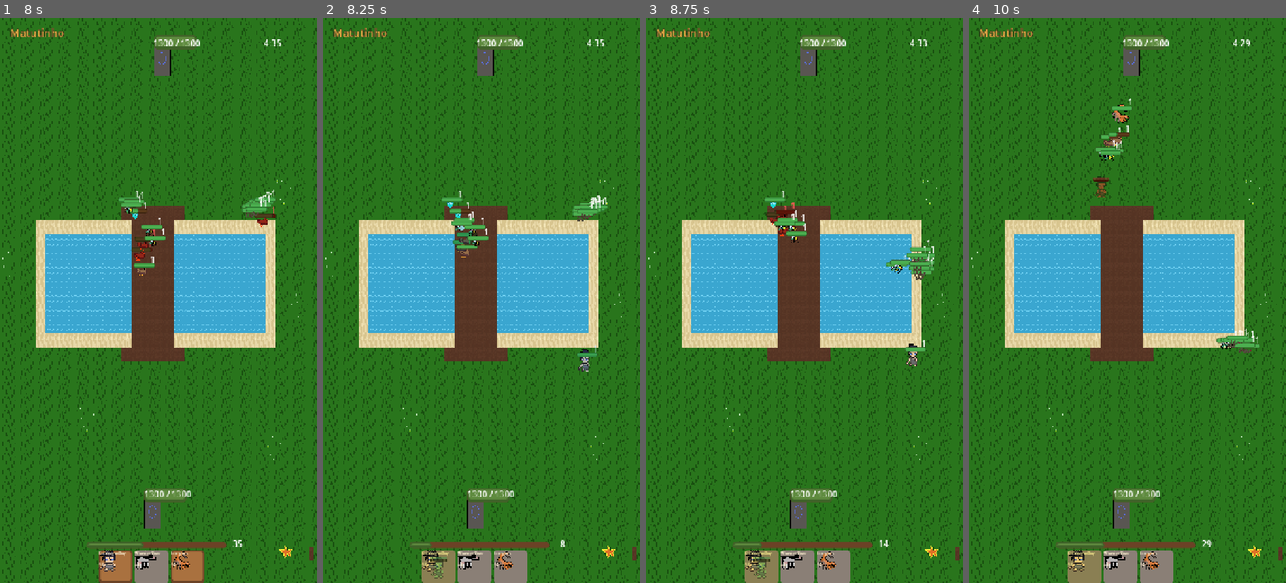
Above: before the commit, frames 1-4 (left to right).
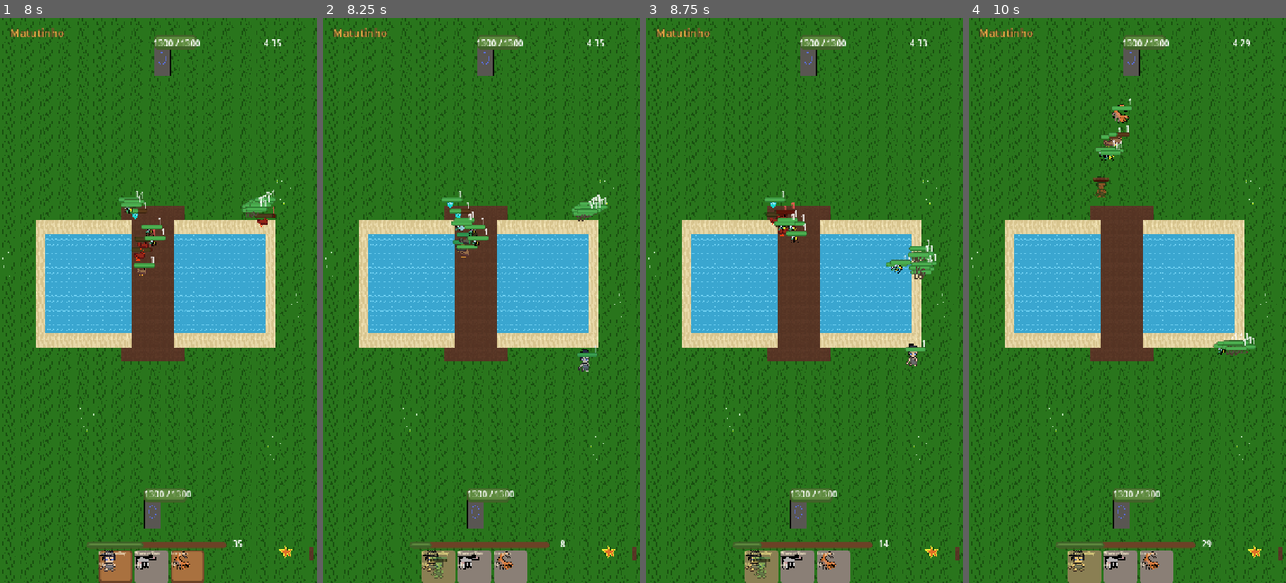
Above: after the commit, the same moments.

Repository: Generadevde/farmarena
Game: Godot game, scene res://ci/battle_test.tscn
Two runs of this game, one before a commit and one after it. Both use one fixed random seed, a clock stepped at 60 frames per second and the inputs below. This scene is started directly instead of the project's main scene. The engine's default icon, where the game draws it, is replaced by a stand-in: a white triangle on a blue panel in a dark square.
Inputs (mouse positions are in pixels of both pictures, inside the frame that each line leads up to):
- Up to frame 1 (8 s): tap Enter at 0.5 s; move the mouse to (228, 272) at 0.52 s; click (228, 272) at 0.67 s; tap Space at 1.25 s; drag from (95, 328) to (152, 515) at 1.27 s; click "Chicken" at 2 s; move the mouse to (190, 176) at 2.77 s; click (190, 176) at 2.92 s; click "Chicken" at 3.5 s; drag from (142, 413) to (158, 277) at 4.27 s; move the mouse to (253, 385) at 5.02 s; click (253, 385) at 5.17 s; drag from (63, 215) to (158, 114) at 5.77 s; move the mouse to (174, 300) at 6.52 s; click (174, 300) at 6.67 s; drag from (110, 159) to (136, 323) at 7.27 s
- Up to frame 2 (8.25 s): click "EstilingueBoy" at 8 s
- Up to frame 3 (8.75 s): no input
- Up to frame 4 (10 s): move the mouse to (1197, 272) at 8.77 s; click (1197, 272) at 8.92 s; drag from (1064, 328) to (1102, 187) at 9.52 s

Frame 1 is identical in both runs. In frame 2, less than 0.1% of the frame differs, in the area x 78-90%, y 31-36%; in frame 3, 0.2%; in frame 4, 0.4%, in the area x 76-92%, y 55-60%.

Commit message:
Física: unidade pesada empurra leve de verdade (sem colisão dura entre unidades, peso ao quadrado) + teste de empurrão no CI
Co-Authored-By: Claude Opus 5.5 <noreply@anthropic.com>
Claude-Session: https://claude.ai/code/session_01F2c9wwKpd4XWAaAeM55Dzi

Diff:
--- a/Scripts/unit_base.gd
+++ b/Scripts/unit_base.gd
@@ -295,20 +295,17 @@
 	if stats.unit_type == UnitData.UnitType.BUILDING:
 		collision_layer = LAYER_BUILDING
 		collision_mask = 0
+	# unidade x unidade NÃO colide mais fisicamente (nem inimiga) -- a
+	# colisão "dura" do Godot ignora peso: 5 galinhas de 0.9 viravam uma
+	# parede pra vaca de 3.8. Quem resolve o encostão agora é só a
+	# separação por peso (_apply_soft_separation). Parede de verdade só
+	# construção e base
 	elif stats.unit_type == UnitData.UnitType.AIR:
-		if team == GameManager.Team.PLAYER:
-			collision_layer = LAYER_AIR_PLAYER
-			collision_mask = LAYER_AIR_ENEMY | LAYER_BUILDING
-		else:
-			collision_layer = LAYER_AIR_ENEMY
-			collision_mask = LAYER_AIR_PLAYER | LAYER_BUILDING
+		collision_layer = LAYER_AIR_PLAYER if team == GameManager.Team.PLAYER else LAYER_AIR_ENEMY
+		collision_mask = LAYER_BUILDING
 	else:
-		if team == GameManager.Team.PLAYER:
-			collision_layer = LAYER_GROUND_PLAYER
-			collision_mask = LAYER_GROUND_ENEMY | LAYER_BUILDING
-		else:
-			collision_layer = LAYER_GROUND_ENEMY
-			collision_mask = LAYER_GROUND_PLAYER | LAYER_BUILDING
+		collision_layer = LAYER_GROUND_PLAYER if team == GameManager.Team.PLAYER else LAYER_GROUND_ENEMY
+		collision_mask = LAYER_BUILDING
 
 
 # raio de DESVIO -- cresce mais devagar que o raio de colisão de verdade
@@ -449,7 +446,7 @@
 # nunca afastar quem está corpo a corpo além do alcance mínimo de contato.
 const SEPARATION_RADIUS_FRACTION = 0.85
 const SEPARATION_STRENGTH = 0.5  # fração da sobreposição resolvida por frame (suaviza, evita tremedeira)
-const SEPARATION_MAX_STEP = 6.0  # px máximos por frame, evita "disparar" pro canto
+const SEPARATION_MAX_STEP = 8.0  # px máximos por frame, evita "disparar" pro canto
 
 func _apply_soft_separation():
 	if stats.unit_type == UnitData.UnitType.BUILDING:
@@ -483,9 +480,12 @@
 
 		var my_share = 1.0
 		if !other_is_building:
+			# peso AO QUADRADO: diferença de peso pesa muito mais. Vaca 3.8 x
+			# galinha 0.9 -> a galinha cede 95%, a vaca só 5% (antes 81%/19%,
+			# e várias galinhas juntas ainda seguravam a vaca)
 			var my_w = max(stats.push_weight, 0.1)
 			var their_w = max(body.stats.push_weight, 0.1)
-			my_share = their_w / (my_w + their_w)
+			my_share = (their_w * their_w) / (my_w * my_w + their_w * their_w)
 
 		push_total += (offset / d) * overlap * my_share * SEPARATION_STRENGTH
 
--- a/ci/battle_test.gd
+++ b/ci/battle_test.gd
@@ -34,9 +34,61 @@
 	Engine.time_scale = 3.0
 	battle = load("res://Scenes/batlhe_scene.tscn").instantiate()
 	get_tree().root.add_child.call_deferred(battle)
+	if mode == "empurrao":
+		await _push_test()
+		get_tree().quit()
+		return
 	await get_tree().create_timer(75.0).timeout  # ~75s de jogo (time_scale acelera)
 	_report()
 	get_tree().quit()
+
+
+# vaca (3.8) andando contra uma fileira de galinhas inimigas (0.9) paradas
+func _push_test():
+	await get_tree().process_frame
+	await get_tree().process_frame
+	battle.get_node("Timer").stop()  # bot não joga nesse teste
+	battle.set_process(false)
+	var cow_card: CardData = null
+	var chick_card: CardData = null
+	for c in CardDatabase.all_cards:
+		if c == null or c.is_spell():
+			continue
+		var st = DeckBuilder.get_unit_stats(c)
+		if st == null:
+			continue
+		if c.card_name.to_lower().contains("cow"):
+			cow_card = c
+		if c.card_name.to_lower() == "chicken":
+			chick_card = c
+	print("TESTE empurrão: vaca=", cow_card.card_name, " galinha=", chick_card.card_name)
+	var eb = get_tree().get_first_node_in_group("enemy_base")
+	var pb = get_tree().get_first_node_in_group("player_base")
+	var start = pb.global_position.lerp(eb.global_position, 0.3)
+	battle.spawn_unit(cow_card.unit_scene, GameManager.Team.PLAYER, start, cow_card)
+	await get_tree().process_frame
+	var cow = null
+	for u in get_tree().get_nodes_in_group("units"):
+		if u.team == GameManager.Team.PLAYER:
+			cow = u
+	cow.stats = cow.stats.duplicate()
+	cow.stats.target_type = UnitData.TargetType.BUILDING  # só pra testar o empurrão, sem parar pra brigar
+	var wall_center = start.lerp(eb.global_position, 0.15)
+	for i in 6:
+		var pos = wall_center + Vector2((i - 2.5) * 14.0, 0)
+		var before = get_tree().get_nodes_in_group("units").size()
+		battle.spawn_unit(chick_card.unit_scene, GameManager.Team.ENEMY, pos, chick_card)
+		await get_tree().process_frame
+	for u in get_tree().get_nodes_in_group("units"):
+		if u.team == GameManager.Team.ENEMY:
+			u.apply_incapacitate(60.0)  # galinhas paradas, não atacam
+			u.global_position = wall_center + Vector2(randf_range(-40, 40), randf_range(-6, 6))
+	var d0 = cow.global_position.distance_to(eb.global_position)
+	var wall_d = wall_center.distance_to(eb.global_position)
+	print("TESTE vaca a ", int(d0), "px da base inimiga; muro de galinhas a ", int(wall_d), "px")
+	await get_tree().create_timer(10.0).timeout
+	var d1 = cow.global_position.distance_to(eb.global_position) if is_instance_valid(cow) else -1
+	print("RESULTADO empurrão: vaca andou ", int(d0 - d1), "px em ~10s de jogo; passou do muro? ", d1 < wall_d - 20)
 
 
 func _process(delta):
